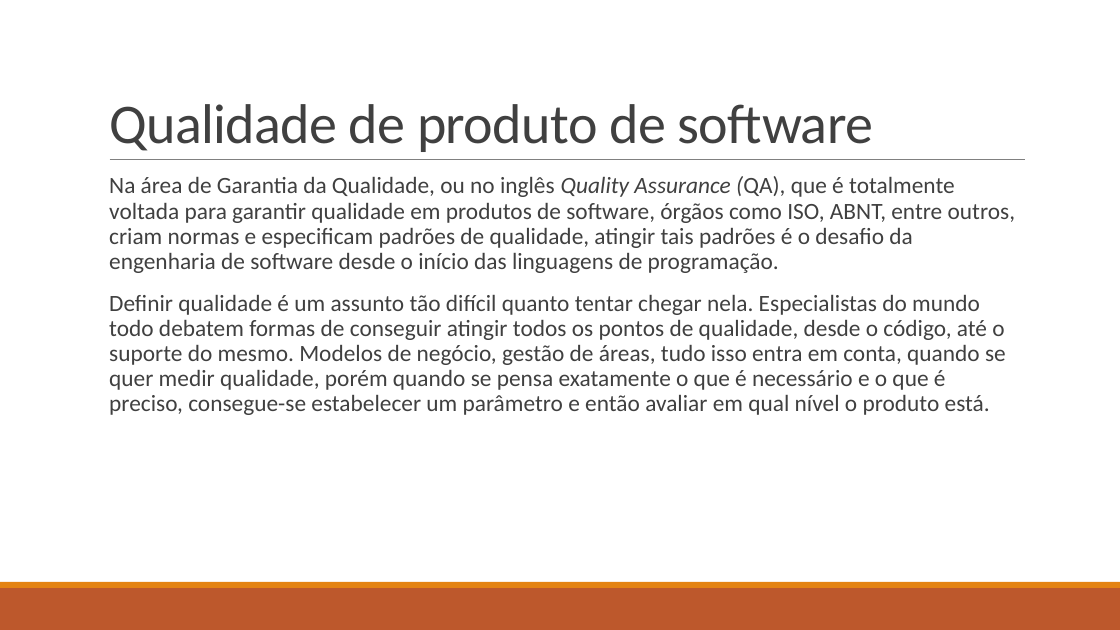
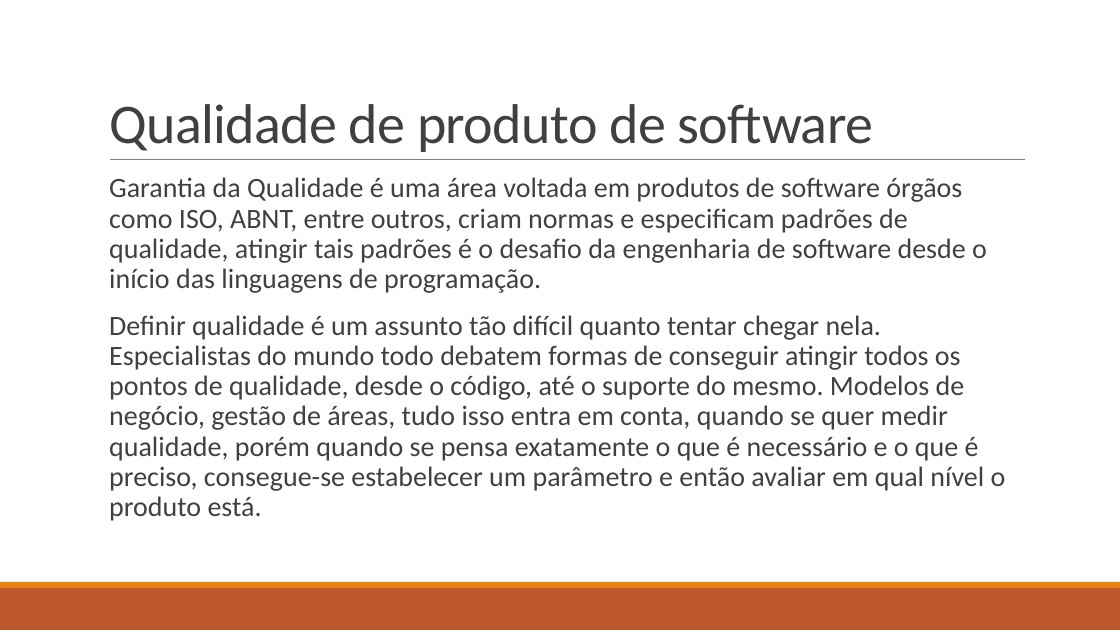
Before and after one commit to vtferrari/TCCGeradorEpub, a slide deck: slide 7 of doc/Test-Driven Development como alternativa de garantia de qualidade.pptx. Drawn at 1120x630 pixels with LibreOffice and Linux fonts; fonts in the diff are those of the drawing. Boxes give left, top, right and bottom in pixels: in the first picture for what was removed or moved away, otherwise in the second. Text is boxed around its words. In the diff, an @@ line names an element or a change of style, - is before the commit and + after.

```diff
--- a/doc/Test-Driven Development como alternativa de garantia de qualidade.pptx
+++ b/doc/Test-Driven Development como alternativa de garantia de qualidade.pptx
@@ text at (x1=109, y1=177, x2=987, y2=293): text changed; size 20 to 24 pt @@
-  Na área de Garantia da Qualidade, ou no inglês Quality Assurance (QA), que é totalmente voltada para garantir qualidade em produtos de software, órgãos como ISO, ABNT, entre outros, criam normas e especificam padrões de qualidade, atingir tais padrões é o desafio da engenharia de software desde o início das linguagens de programação.
+  Garantia da Qualidade é uma área voltada em produtos de software órgãos como ISO, ABNT, entre outros, criam normas e especificam padrões de qualidade, atingir tais padrões é o desafio da engenharia de software desde o início das linguagens de programação.
@@ text at (x1=109, y1=315, x2=1006, y2=521): size 20 to 24 pt in "Definir qualidade é um assunto tão difícil ..." @@
```
Also in this commit, not shown: 10 other slides changed, 2 slides added, 1 slide removed.
